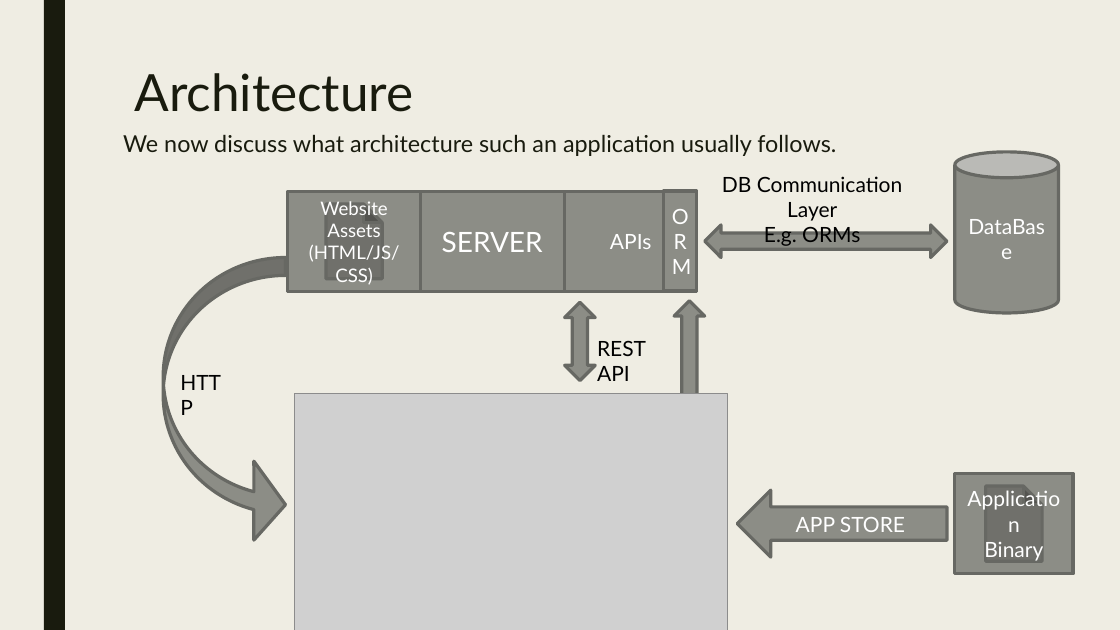
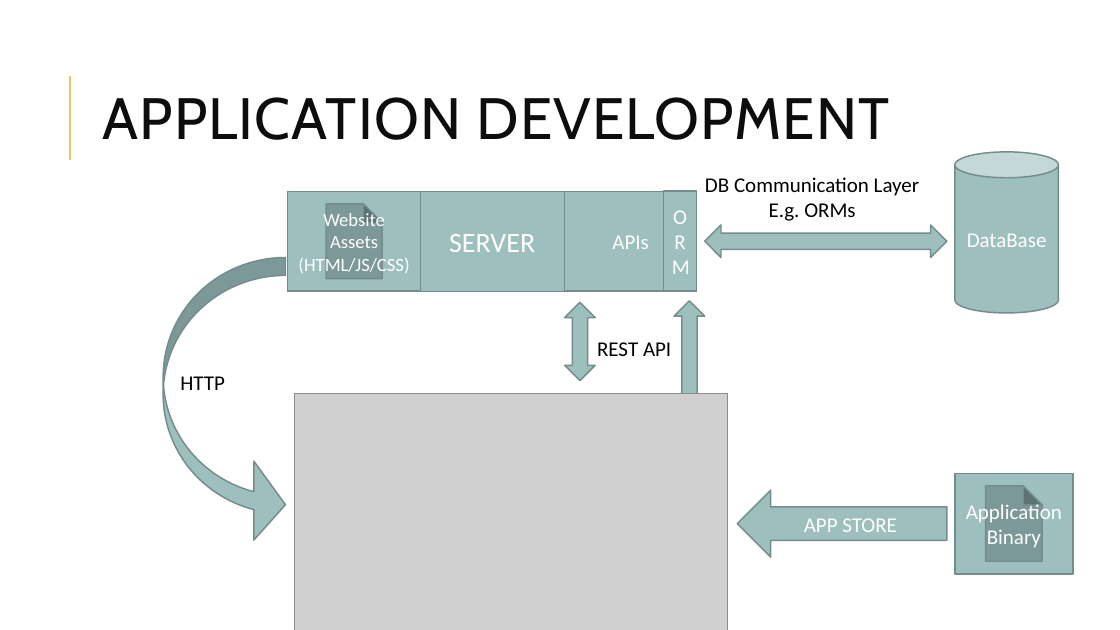
Before and after one commit to bogas04/MVP-Generator, a slide deck: slide 12 of docs/Final/Presentation.pptx (slide 16 before the commit). Drawn at 1120x630 pixels with LibreOffice and Linux fonts; fonts in the diff are those of the drawing; grey boxes stand for pictures. Boxes give left, top, right and bottom in pixels: in the first picture for what was removed or moved away, otherwise in the second. Text is boxed around its words. In the diff, an @@ line names an element or a change of style, - is before the commit and + after.

```diff
--- a/docs/Final/Presentation.pptx
+++ b/docs/Final/Presentation.pptx
@@ background #EFEDE3 to #FFFFFF @@
@@ rectangle removed at (44, 0, 65, 630) @@
@@ title "APPLICATION DEVELOPMENT" at (102, 97, 890, 140): vertical alignment top to middle @@
@@ line added from (70, 160) to (70, 76), #E3CC5A 1.5 pt @@
@@ title at (102, 97, 890, 140): text changed; size 44 to 50 pt; font Lato to Cabin; text colour #191B0E to #0D0D0D @@
-Architecture
+APPLICATION DEVELOPMENT
@@ text removed at (123, 134, 836, 156) @@
-We now discuss what architecture such an application usually follows.
@@ font Lato to Calibri; fill #8C8D86 to #9DBFBE; outline #686863 2.75 pt to #748D8D 1.25 pt in 7 elements at (288, 192, 697, 292), (955, 152, 1059, 313), (955, 474, 1073, 574), (288, 192, 421, 292), (565, 192, 697, 292), (738, 491, 948, 558), (664, 191, 697, 291) @@
@@ fill #8C8D86 to #9DBFBE; outline #686863 2.75 pt to #748D8D 1.25 pt in 4 elements at (565, 302, 595, 381), (675, 301, 705, 444), (705, 225, 947, 258), (163, 258, 286, 544) @@
@@ font Lato to Calibri in 3 elements at (705, 177, 919, 221), (597, 342, 671, 356), (180, 376, 225, 390) @@
```
Also in this commit, not shown: 13 other slides changed, 17 slides added, 13 slides removed, 1 other file.
